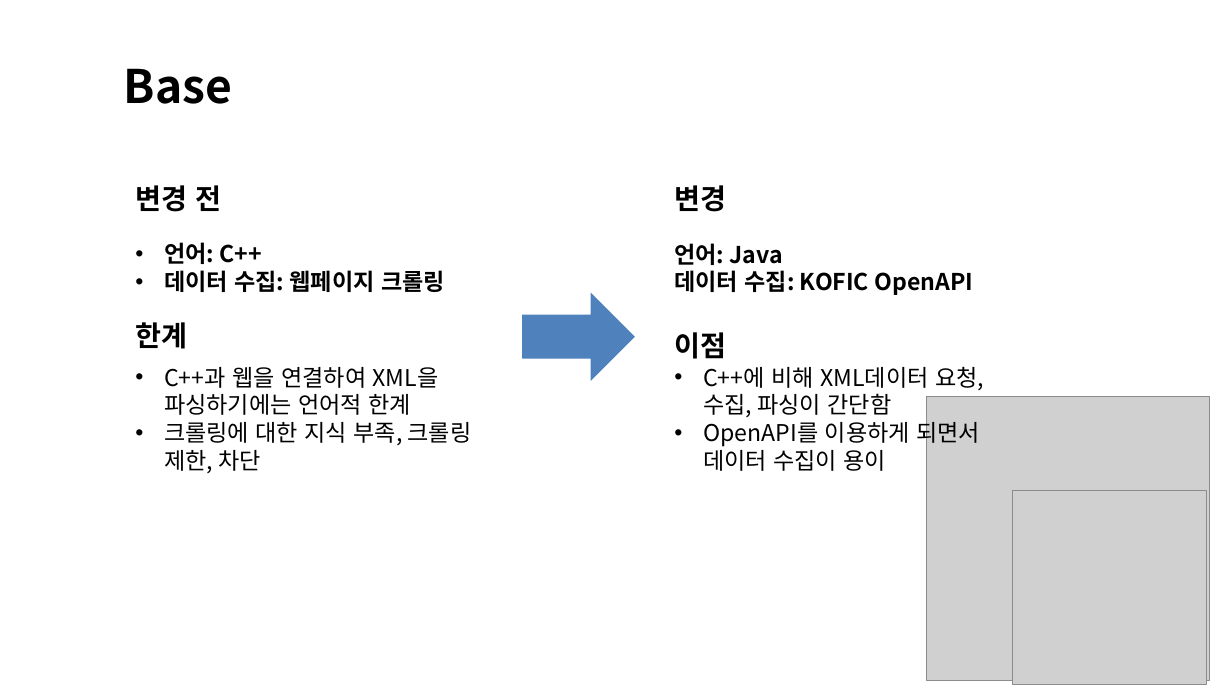
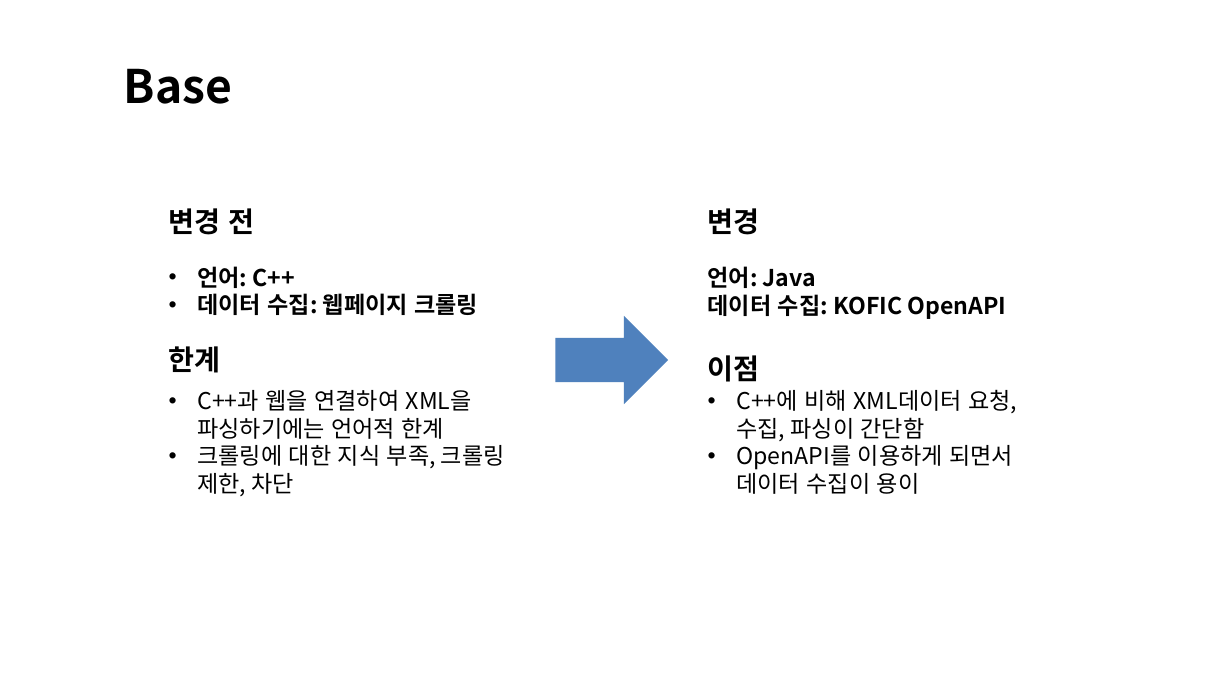
Before and after one commit to mydream757/Design-of-DataStructure, a slide deck: slide 3 of 3. Implementation.pptx. Drawn at 1232x693 pixels with LibreOffice and Linux fonts; fonts in the diff are those of the drawing; grey boxes stand for pictures; background and template pictures are left out. Boxes give left, top, right and bottom in pixels: in the first picture for what was removed or moved away, otherwise in the second. Text is boxed around its words. In the diff, an @@ line names an element or a change of style, - is before the commit and + after.

```diff
--- a/3. Implementation.pptx
+++ b/3. Implementation.pptx
@@ 8 texts, 1 right arrow: place and size @@
-8 texts, 1 right arrow at (135,185,984,473)
+8 texts, 1 right arrow at (169,208,1017,496)
@@ picture removed at (927,396,1211,680) @@
@@ picture removed at (1013,491,1207,685) @@
```
Also in this commit, not shown: 3 other slides changed, 5 slides added, 3 slides removed.
